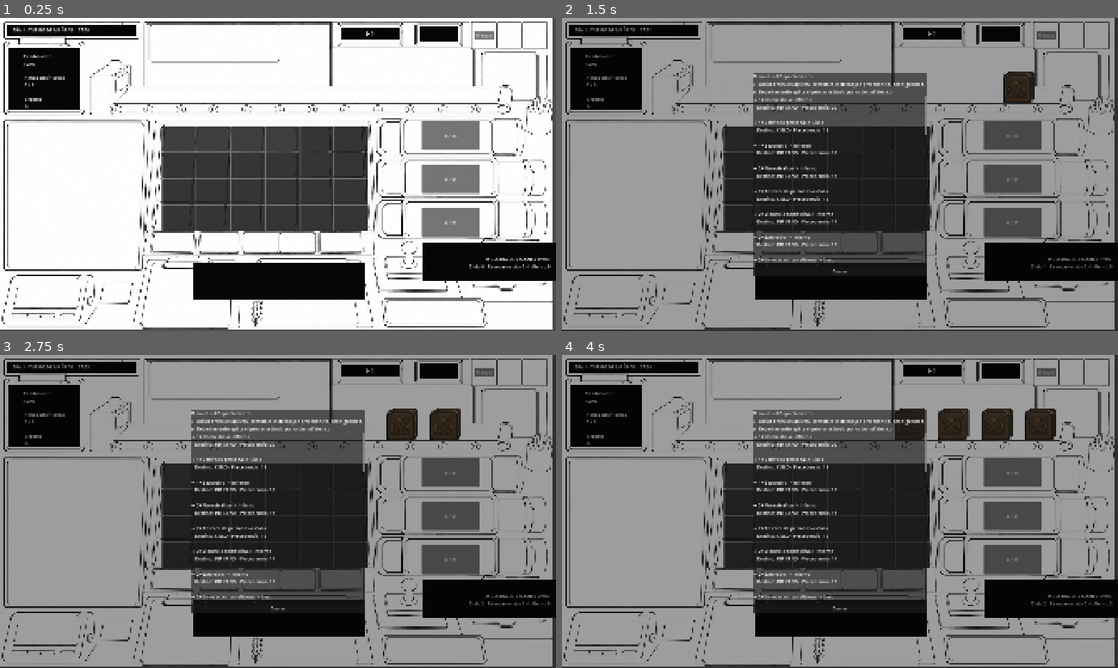
Above: before the commit, frames 1-4 (two rows, left to right).
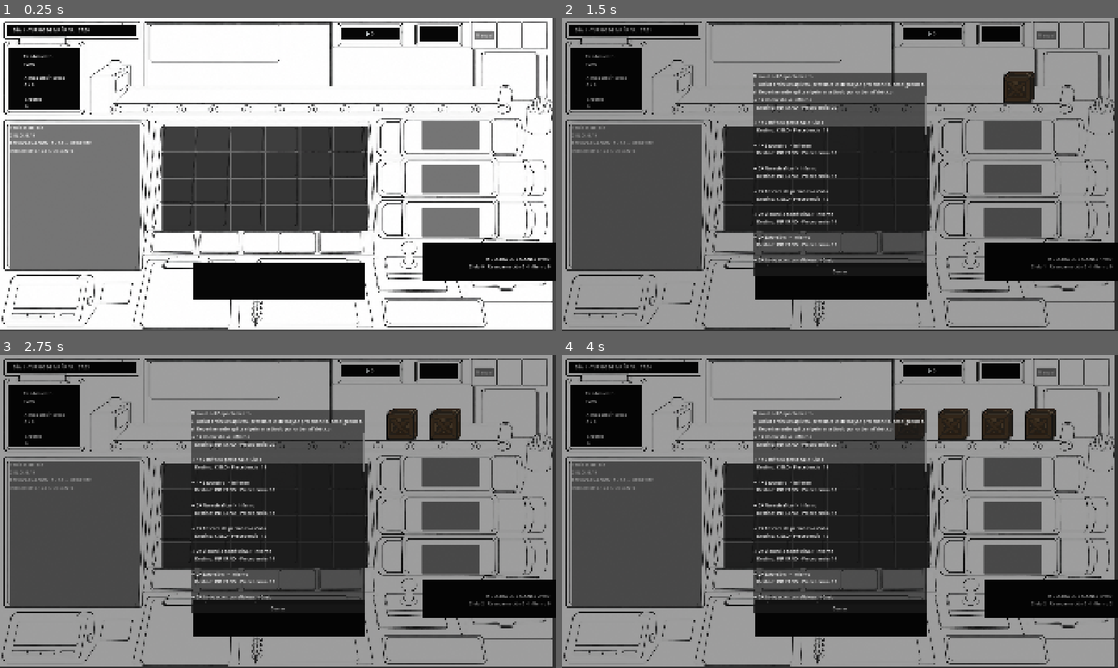
Above: after the commit, the same moments.

Repository: Josedecald/Logistica
Game: Godot game, scene res://scenes/game/Game.tscn
Same seed, same stepped clock (60 frames per second), same inputs: the game is played once before the commit and once after it. This scene is started directly instead of the project's main scene.
Inputs (mouse positions are in pixels of both pictures, inside the frame that each line leads up to):
- Up to frame 1 (0.25 s): no input
- Up to frame 2 (1.5 s): click "Manual" at 0.5 s; click (1029, 86) at 1.25 s
- Up to frame 3 (2.75 s): click (478, 423) at 2.02 s
- Up to frame 4 (4 s): click (1006, 423) at 2.77 s; click (973, 423) at 3.52 s

The runs differ from the first frame. In frame 1, 11% of the frame differs, in the area x 1-82%, y 34-81%; in frame 2, 11%; in frame 3, 11%; in frame 4, 11%.

Commit message:
Se agrega interfaz de contrato

Diff:
--- /dev/null
+++ b/Scripts/data/contrato.gd
@@ -0,0 +1,10 @@
+extends Resource
+class_name Contrato
+
+enum Prioridad { NORMAL, URGENTE, CRITICO }
+
+@export var destino: Gate.Destino
+@export var cantidad: int
+@export var prioridad: Prioridad = Prioridad.NORMAL
+@export var recompensa: int
+@export var penalizacion: int
--- /dev/null
+++ b/Scripts/objects/contratos_panel.gd
@@ -0,0 +1,34 @@
+extends PanelContainer
+class_name ContratosPanel
+
+@onready var cielo_row: Label = $VBoxContainer/CieloRow
+@onready var reencarnacion_row: Label = $VBoxContainer/ReencarnacionRow
+@onready var infierno_row: Label = $VBoxContainer/InfiernoRow
+
+const TEXTO_PRIORIDAD := {
+	Contrato.Prioridad.NORMAL: "",
+	Contrato.Prioridad.URGENTE: " ⚠ URGENTE",
+	Contrato.Prioridad.CRITICO: " ‼ CRÍTICO",
+}
+
+func _ready() -> void:
+	DayManager.jornada_iniciada.connect(_reconstruir_todo)
+	DayManager.progreso_actualizado.connect(_actualizar_uno)
+	if DayManager.activa:
+		_reconstruir_todo()
+
+func _reconstruir_todo() -> void:
+	_actualizar_uno(Gate.Destino.CIELO)
+	_actualizar_uno(Gate.Destino.REENCARNACION)
+	_actualizar_uno(Gate.Destino.INFIERNO)
+
+func _actualizar_uno(destino: Gate.Destino) -> void:
+	var contrato: Contrato = DayManager.contratos[destino]
+	var actual: int = DayManager.progreso[destino]
+	var texto := "%s: %d / %d%s" % [
+		Gate.Destino.keys()[destino], actual, contrato.cantidad, TEXTO_PRIORIDAD[contrato.prioridad]
+	]
+	match destino:
+		Gate.Destino.CIELO: cielo_row.text = texto
+		Gate.Destino.REENCARNACION: reencarnacion_row.text = texto
+		Gate.Destino.INFIERNO: infierno_row.text = texto
--- a/Scripts/objects/gate.gd
+++ b/Scripts/objects/gate.gd
@@ -4,7 +4,6 @@
 enum Destino { CIELO, REENCARNACION, INFIERNO }
 
 @export var destino: Destino = Destino.CIELO
-@onready var quota_label: Label = $QuotaLabel
 
 signal container_drop_requested(container: SoulContainer, gate: Gate)
 
@@ -20,6 +19,3 @@
 	tween.parallel().tween_property(container, "scale", Vector2(0.3, 0.3), 0.2)\
 		.set_trans(Tween.TRANS_BACK).set_ease(Tween.EASE_IN)
 	tween.finished.connect(container.queue_free)
-
-func actualizar_cuota(actual: int, meta: int) -> void:
-	quota_label.text = "%d / %d" % [actual, meta]
--- a/Scripts/systems/DayManager.gd
+++ b/Scripts/systems/DayManager.gd
@@ -9,6 +9,7 @@
 
 signal cuota_completada(destino: Gate.Destino)
 const PAGO_BASE := 10
+
 const BONO_POR_NIVEL := {
 	Rule.Nivel.FACIL: 0,
 	Rule.Nivel.MEDIO: 15,
@@ -32,26 +33,62 @@
 var activa := false
 
 var cuotas: Dictionary = {}
-var progreso: Dictionary = {}
-
+signal progreso_actualizado(destino: Gate.Destino)
 var monedas_totales := 0   # billetera real, persiste entre días
 var monedas_dia := 0       # solo lo ganado HOY, se resetea cada jornada
 var almas_perdidas := 0
 
+const RANGOS_CANTIDAD := {
+	Gate.Destino.CIELO: Vector2i(8, 15),
+	Gate.Destino.REENCARNACION: Vector2i(15, 25),
+	Gate.Destino.INFIERNO: Vector2i(20, 35),
+}
+const RECOMPENSA_POR_PRIORIDAD := {
+	Contrato.Prioridad.NORMAL: 100,
+	Contrato.Prioridad.URGENTE: 180,
+	Contrato.Prioridad.CRITICO: 300,
+}
+const PENALIZACION_POR_PRIORIDAD := {
+	Contrato.Prioridad.NORMAL: 0,
+	Contrato.Prioridad.URGENTE: 50,
+	Contrato.Prioridad.CRITICO: 150,
+}
+
+var contratos: Dictionary = {}   # destino -> Contrato
+var progreso: Dictionary = {}    # destino -> int (sin cambios)
+
+
 func iniciar_jornada() -> void:
 	tiempo_restante = DURACION_REAL
 	activa = true
-	cuotas.clear()
-	progreso.clear()
 	monedas_dia = 0
 	aciertos = 0
 	errores = 0
 	almas_perdidas = 0
-	for destino in RANGOS_CUOTA:
-		var rango: Vector2i = RANGOS_CUOTA[destino]
-		cuotas[destino] = randi_range(rango.x, rango.y)
+	contratos.clear()
+	progreso.clear()
+
+	for destino in RANGOS_CANTIDAD:
+		var contrato := Contrato.new()
+		contrato.destino = destino
+		var rango: Vector2i = RANGOS_CANTIDAD[destino]
+		contrato.cantidad = randi_range(rango.x, rango.y)
+		contrato.prioridad = _sortear_prioridad()
+		contrato.recompensa = RECOMPENSA_POR_PRIORIDAD[contrato.prioridad]
+		contrato.penalizacion = PENALIZACION_POR_PRIORIDAD[contrato.prioridad]
+		contratos[destino] = contrato
 		progreso[destino] = 0
+
 	jornada_iniciada.emit()
+
+
+func _sortear_prioridad() -> Contrato.Prioridad:
+	var r := randf()
+	if r < 0.5:
+		return Contrato.Prioridad.NORMAL
+	elif r < 0.85:
+		return Contrato.Prioridad.URGENTE
+	return Contrato.Prioridad.CRITICO
 
 func siguiente_dia() -> void:
 	dia_actual += 1
@@ -64,8 +101,15 @@
 	if tiempo_restante <= 0:
 		tiempo_restante = 0
 		activa = false
+		_cerrar_contratos_incompletos()
 		monedas_totales += monedas_dia
 		jornada_terminada.emit()
+
+func _cerrar_contratos_incompletos() -> void:
+	for destino in contratos:
+		var contrato: Contrato = contratos[destino]
+		if progreso[destino] < contrato.cantidad:
+			monedas_dia -= contrato.penalizacion
 
 func registrar_envio(destino: Gate.Destino, acierto: bool, nivel: Rule.Nivel) -> void:
 	if not activa:
@@ -74,12 +118,14 @@
 		aciertos += 1
 		progreso[destino] = progreso.get(destino, 0) + 1
 		monedas_dia += PAGO_BASE + BONO_POR_NIVEL.get(nivel, 0)
-		if progreso[destino] == cuotas[destino]:
-			monedas_dia += BONO_CUOTA_COMPLETA
+		var contrato: Contrato = contratos[destino]
+		if progreso[destino] == contrato.cantidad:
+			monedas_dia += contrato.recompensa
 			cuota_completada.emit(destino)
 	else:
 		errores += 1
 		monedas_dia = max(0, monedas_dia - PENALIZACION_ERROR)
+	progreso_actualizado.emit(destino)
 
 func descartar_pendientes(cantidad: int) -> void:
 	errores += cantidad
--- a/Scripts/systems/game.gd
+++ b/Scripts/systems/game.gd
@@ -22,16 +22,12 @@
 	var case_file_window_scene := preload("res://scenes/ui/case_file_window.tscn")
 	case_file_window = case_file_window_scene.instantiate()
 	windows.add_child(case_file_window)
+	case_file_window.cerrado.connect(_on_case_file_cerrado)
 
 	var manual_window_scene := preload("res://scenes/ui/manual_window.tscn")
 	manual_window = manual_window_scene.instantiate()
 	windows.add_child(manual_window)
 	manual_button.pressed.connect(manual_window.mostrar)
-
-	DayManager.iniciar_jornada()
-	for gate in gates.get_children():
-		if gate is Gate:
-			gate.actualizar_cuota(0, DayManager.cuotas[gate.destino])
 
 	var day_summary_scene := preload("res://scenes/ui/day_summary_window.tscn")
 	day_summary = day_summary_scene.instantiate()
@@ -46,7 +42,6 @@
 	DayManager.jornada_terminada.connect(_on_jornada_terminada)
 	DayManager.jornada_iniciada.connect(_on_jornada_iniciada)
 	DayManager.iniciar_jornada()
-	case_file_window.cerrado.connect(_on_case_file_cerrado)
 
 func _process(_delta: float) -> void:
 	clock_label.text = "DÍA %d - %s   %s" % [DayManager.dia_actual, DayManager.turno_texto(), DayManager.hora_actual_texto()]
@@ -78,7 +73,6 @@
 	var nivel := regla.nivel if regla else Rule.Nivel.FACIL
 
 	DayManager.registrar_envio(gate.destino, acierto, nivel)
-	gate.actualizar_cuota(DayManager.progreso.get(gate.destino, 0), DayManager.cuotas[gate.destino])
 	_mostrar_resultado_de_clasificacion(acierto, gate.destino, regla)
 
 	if container.current_cell:
@@ -122,15 +116,9 @@
 			cell.vacate()
 
 	DayManager.descartar_pendientes(pendientes)
-	day_summary.mostrar()  # <- ahora sí, con los números ya correctos
-
-func _actualizar_labels_de_cuota() -> void:
-	for gate in gates.get_children():
-		if gate is Gate:
-			gate.actualizar_cuota(0, DayManager.cuotas[gate.destino])
+	day_summary.mostrar()
 
 func _on_jornada_iniciada() -> void:
-	_actualizar_labels_de_cuota()
 	resultado_label.text = ""
 
 func _on_case_file_cerrado() -> void:
--- a/scenes/game/Game.tscn
+++ b/scenes/game/Game.tscn
@@ -6,6 +6,7 @@
 [ext_resource type="Texture2D" uid="uid://dhqiejl3can1c" path="res://assets/sprites/prueba/background.png" id="2_lyhax"]
 [ext_resource type="PackedScene" uid="uid://bp8h4b6ukcwpv" path="res://scenes/objects/gates.tscn" id="3_lyhax"]
 [ext_resource type="Script" uid="uid://ba42j16mxy8k5" path="res://Scripts/systems/hud.gd" id="6_365ku"]
+[ext_resource type="PackedScene" uid="uid://sbb5fvrpkpyi" path="res://scenes/ui/ContratosPanel.tscn" id="7_gg4pt"]
 
 [node name="Game" type="Control" unique_id=50478020]
 layout_mode = 3
@@ -197,6 +198,13 @@
 text = "MUESTRA DE BALANCE 0/100"
 horizontal_alignment = 2
 
+[node name="ContratosPanel" parent="HUD" unique_id=1416985714 instance=ExtResource("7_gg4pt")]
+layout_mode = 0
+offset_left = 33.0
+offset_top = 366.0
+offset_right = 483.0
+offset_bottom = 866.0
+
 [node name="Windows" type="Control" parent="." unique_id=1079348094]
 layout_mode = 1
 anchors_preset = 15
--- a/scenes/objects/gate.tscn
+++ b/scenes/objects/gate.tscn
@@ -6,18 +6,3 @@
 offset_right = 40.0
 offset_bottom = 40.0
 script = ExtResource("1_q0w5n")
-
-[node name="QuotaLabel" type="Label" parent="." unique_id=664192690]
-layout_mode = 1
-anchors_preset = 8
-anchor_left = 0.5
-anchor_top = 0.5
-anchor_right = 0.5
-anchor_bottom = 0.5
-offset_left = -20.0
-offset_top = -11.5
-offset_right = 20.0
-offset_bottom = 11.5
-grow_horizontal = 2
-grow_vertical = 2
-vertical_alignment = 1
--- /dev/null
+++ b/scenes/ui/ContratosPanel.tscn
@@ -0,0 +1,25 @@
+[gd_scene format=3 uid="uid://sbb5fvrpkpyi"]
+
+[ext_resource type="Script" uid="uid://udjokw51ne0n" path="res://Scripts/objects/contratos_panel.gd" id="1_g3k1r"]
+
+[node name="ContratosPanel" type="PanelContainer" unique_id=1416985714]
+custom_minimum_size = Vector2(450, 500)
+offset_right = 40.0
+offset_bottom = 40.0
+script = ExtResource("1_g3k1r")
+
+[node name="VBoxContainer" type="VBoxContainer" parent="." unique_id=1369977624]
+layout_mode = 2
+
+[node name="TituloLabel" type="Label" parent="VBoxContainer" unique_id=1682089188]
+layout_mode = 2
+text = "Pedidos del dia"
+
+[node name="CieloRow" type="Label" parent="VBoxContainer" unique_id=1202730818]
+layout_mode = 2
+
+[node name="ReencarnacionRow" type="Label" parent="VBoxContainer" unique_id=1644359110]
+layout_mode = 2
+
+[node name="InfiernoRow" type="Label" parent="VBoxContainer" unique_id=537303663]
+layout_mode = 2
Not shown, added: Scripts/data/contrato.gd.uid
Not shown, added: Scripts/objects/contratos_panel.gd.uid
Empty file added: resources/orders/transit_order.gd
Not shown, added: resources/orders/transit_order.gd.uid
Not shown, added: AGENTS.md
Not shown, added: Documentos/Gameplay Bible v1 0 1.md
